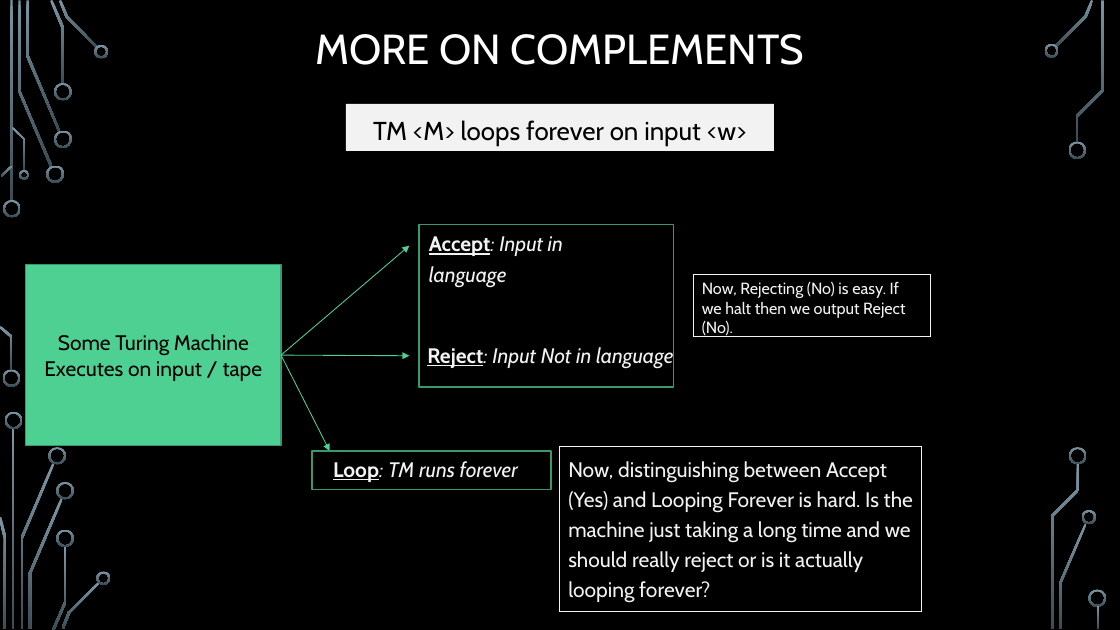
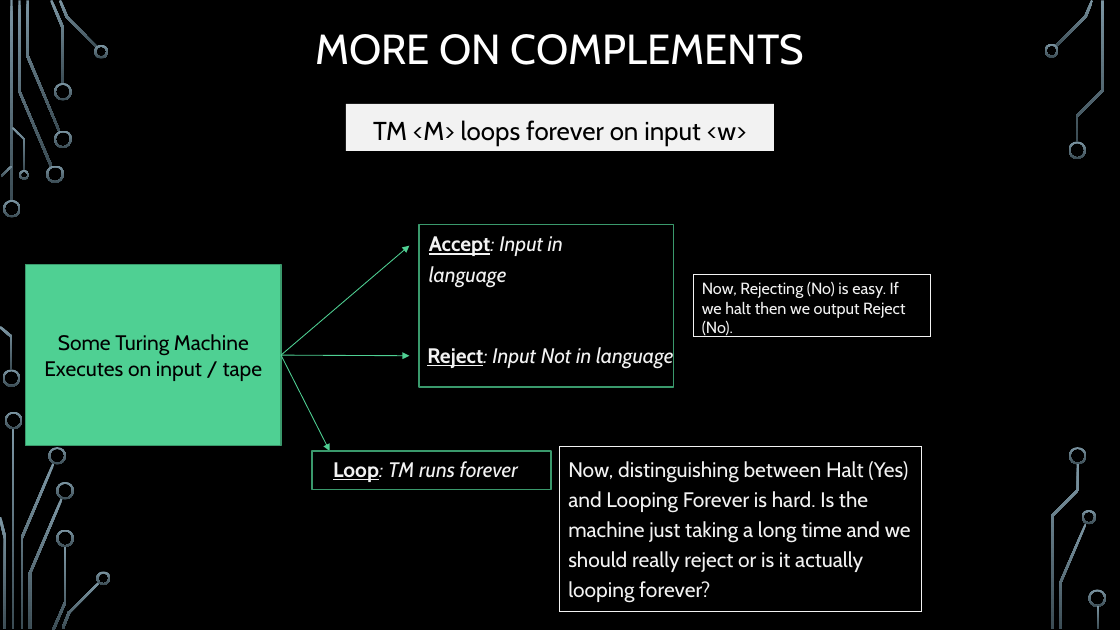
Before and after one commit to markfloryan/dmt2, a slide deck: slide 28 of slides/04-DecidableLanguages.pptx. Drawn at 1120x630 pixels with LibreOffice and Linux fonts; fonts in the diff are those of the drawing; background and template pictures are left out. Boxes give left, top, right and bottom in pixels: in the first picture for what was removed or moved away, otherwise in the second. Text is boxed around its words. In the diff, an @@ line names an element or a change of style, - is before the commit and + after.

```diff
--- a/slides/04-DecidableLanguages.pptx
+++ b/slides/04-DecidableLanguages.pptx
@@ text in rectangle at bbox=[568, 461, 911, 603]: text changed @@
-Now, distinguishing between Accept (Yes) and Looping Forever is hard. Is the machine just taking a long time and we should really reject or is it actually looping forever?
+Now, distinguishing between Halt (Yes) and Looping Forever is hard. Is the machine just taking a long time and we should really reject or is it actually looping forever?
```
Also in this commit, not shown: 1 other slide changed, 4 other files.
